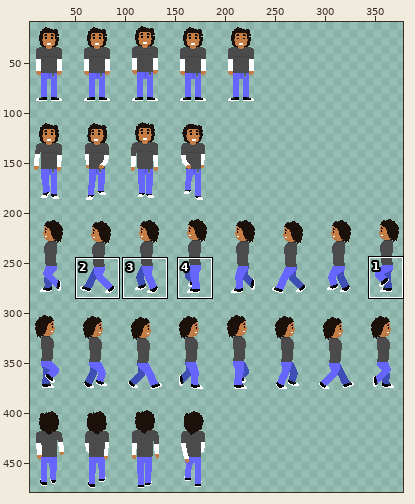
Two versions of one sprite sheet, res/img/player.png. Above: a wide view before the commit, with the close-up outlined.
Close-up. The starting point:
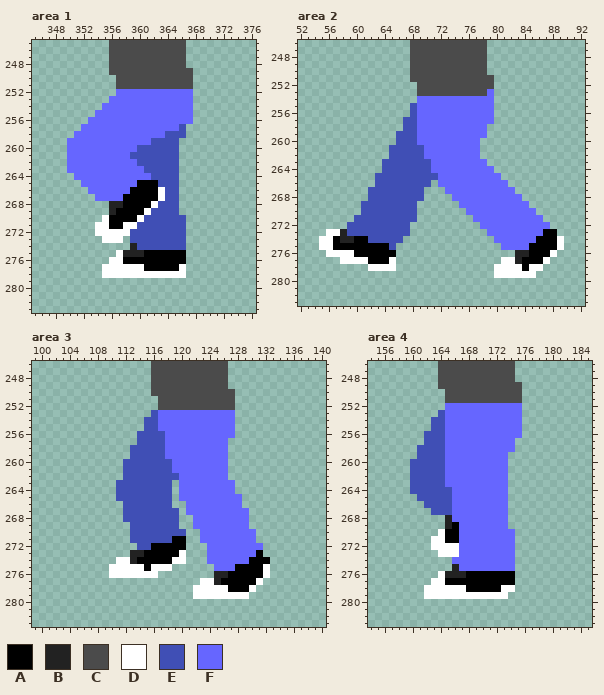
The file is 384x480 pixels. Colours within 5 levels of each other are drawn and written as one. Shown: area 1: x 345..376, y 245..283; area 2: x 52..92, y 246..283; area 3: x 99..140, y 246..283; area 4: x 154..185, y 246..283. The wide view leaves out empty margins. The commit also changed other parts of the picture, which this record leaves out.
Palette (. is transparent): A #000000  B #222222  C #4b4b4b  D #ffffff  E #404fb5  F #6666ff
Pixels before, area 1, first column x 350:
245 ......CCCCCCCCCCC.
246 ......CCCCCCCCCCC.
247 ......CCCCCCCCCCC.
248 ......CCCCCCCCCCC.
249 ......CCCCCCCCCCCC
250 .......CCCCCCCCCCC
251 .......CCCCCCCCCCC
252 .......FFFFFFFFFFF
253 ......FFFFFFFFFFFF
254 .....FFFFFFFFFFFFF
255 ....FFFFFFFFFFFFFF
256 ...FFFFFFFFFFFFFFF
257 ..FFFFFFFFFFFFFFE.
258 .FFFFFFFFFFFFFEEE.
259 FFFFFFFFFFFFEEEE..
260 FFFFFFFFFFEEEEEE..
261 FFFFFFFFFEEEEEEE..
262 FFFFFFFFFFEEEEEE..
263 FFFFFFFFFFFEEEEE..
264 .FFFFFFFFFFFEEEE..
265 ..FFFFFFFFAAAEEE..
266 ...FFFFFFAAAADEE..
267 ....FFFFAAAAADEE..
268 ......BBAAAADEEE..
269 ......BAAAADEEEE..
270 .....DAAAADEEEEEE.
271 ....DDAADDEEEEEEE.
272 ....DDDDDEEEEEEEE.
273 .....DDD.EEEEEEEE.
274 .........BEEEEEEE.
275 .......DBBBAAAAAA.
276 ......DDAAAAAAAAA.
277 .....DDDDDDAAAAAD.
278 .....DDDDDDDDDDDD.
Pixels before, area 2, first column x 55:
246 .............CCCCCCCCCCC...........
247 .............CCCCCCCCCCC...........
248 .............CCCCCCCCCCC...........
249 .............CCCCCCCCCCC...........
250 .............CCCCCCCCCCC...........
251 .............CCCCCCCCCCCC..........
252 ..............CCCCCCCCCCC..........
253 ..............CCCCCCCCCCF..........
254 ..............FFFFFFFFFFF..........
255 .............EFFFFFFFFFFF..........
256 .............EFFFFFFFFFFF..........
257 ............EEFFFFFFFFFFF..........
258 ............EEFFFFFFFFFF...........
259 ...........EEEFFFFFFFFFF...........
260 ...........EEEFFFFFFFFF............
261 ..........EEEEEFFFFFFFF............
262 ..........EEEEEFFFFFFFF............
263 .........EEEEEEEFFFFFFFF...........
264 .........EEEEEEEFFFFFFFFF..........
265 ........EEEEEEEEEFFFFFFFFF.........
266 ........EEEEEEEE.FFFFFFFFFF........
267 .......EEEEEEEE...FFFFFFFFFF.......
268 .......EEEEEEEE....FFFFFFFFFF......
269 ......EEEEEEEE......FFFFFFFFFF.....
270 ......EEEEEEEE.......FFFFFFFFFF....
271 .....EEEEEEEEE........FFFFFFFFFF...
272 ....EEEEEEEEE..........FFFFFFFFFF..
273 .DDBEEEEEEEEE...........FFFFFFFFAA.
274 DDABBAAEEEEE.............FFFFFFAAAD
275 DDAAAAAAAAE...............FFFFAAAAD
276 .DDDDAAAAAA.................BBAAAD.
277 ...DDDDAAAD...............DDBAAAD..
278 .......DDDD..............DDDDADD...
279 .........................DDDDDD....
Pixels before, area 3, first column x 110:
246 ......CCCCCCCCCCC......
247 ......CCCCCCCCCCC......
248 ......CCCCCCCCCCC......
249 ......CCCCCCCCCCC......
250 ......CCCCCCCCCCCC.....
251 .......CCCCCCCCCCC.....
252 .......CCCCCCCCCCC.....
253 ......EFFFFFFFFFFF.....
254 .....EEFFFFFFFFFFF.....
255 .....EEFFFFFFFFFFF.....
256 ....EEEEFFFFFFFFFF.....
257 ....EEEEFFFFFFFFF......
258 ...EEEEEFFFFFFFFF......
259 ...EEEEEFFFFFFFFF......
260 ..EEEEEEEFFFFFFFF......
261 ..EEEEEEEFFFFFFFF......
262 ..EEEEEEEEFFFFFFF......
263 .EEEEEEEE.FFFFFFFF.....
264 .EEEEEEEE.FFFFFFFF.....
265 .EEEEEEEE.FFFFFFFFF....
266 ..EEEEEEE..FFFFFFFF....
267 ..EEEEEEEE.FFFFFFFFF...
268 ..EEEEEEEE..FFFFFFFF...
269 ...EEEEEEE..FFFFFFFF...
270 ...EEEEEEEE..FFFFFFFF..
271 ...EEEEEEAA..FFFFFFFF..
272 ....EEAAAAA...FFFFFFFF.
273 ...BBAAAAAD...FFFFFFFA.
274 .DDBAAAAADD...FFFFFFAAA
275 DDDDDADDD......FFFAAAAD
276 DDDDDDD........BBAAAAAD
277 .............DDBAAAAAD.
278 ............DDDDDAAAD..
279 ............DDDDDDDD...
Pixels before, area 4, first column x 160:
246 ....CCCCCCCCCCC.
247 ....CCCCCCCCCCC.
248 ....CCCCCCCCCCC.
249 ....CCCCCCCCCCCC
250 .....CCCCCCCCCCC
251 .....CCCCCCCCCCC
252 .....FFFFFFFFFFF
253 ....EFFFFFFFFFFF
254 ...EEFFFFFFFFFFF
255 ...EEFFFFFFFFFFF
256 ..EEEFFFFFFFFFFF
257 ..EEEFFFFFFFFFF.
258 .EEEEFFFFFFFFFF.
259 .EEEEFFFFFFFFF..
260 EEEEEFFFFFFFFF..
261 EEEEEFFFFFFFFF..
262 EEEEEFFFFFFFFF..
263 EEEEEFFFFFFFFF..
264 EEEEEEFFFFFFFF..
265 .EEEEEFFFFFFFF..
266 ..EEEEFFFFFFFF..
267 ...EEEFFFFFFFF..
268 .....BFFFFFFFF..
269 .....BAFFFFFFF..
270 ....DAAFFFFFFFF.
271 ...DDAAFFFFFFFF.
272 ...DDDDFFFFFFFF.
273 ....DDDFFFFFFFF.
274 ......FFFFFFFFF.
275 ......BFFFFFFFF.
276 ....DBBBAAAAAAA.
277 ...DDAAAAAAAAAA.
278 ..DDDDDDAAAAADD.
279 ..DDDDDDDDDDDD..
New version:
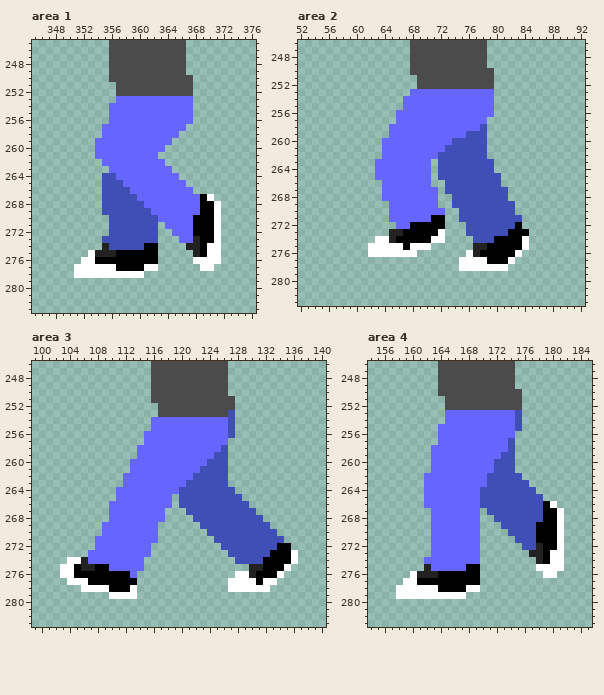
From old to new:
Changed rows in their new state; - is an unchanged pixel.
Area 1:
first column x 350:
249 -----------------.----
250 ------C---------------
252 -------CCCCCCCCCCC----
253 ------.---------------
254 -----.----------------
255 ----..----------------
256 ---...----------------
257 --...-----------F-----
258 -....---------FF.-----
259 ....--------FFF.------
260 ....------FFFF..------
261 ....-----FFFF...------
262 .....-----FFFF..------
263 ......-----FFFF.------
264 -....EE-----FFFF------
265 --...EEE--FFFFFFF-----
266 ---..EEEEFFFFFFFFF----
267 ----.EEEEEFFFFFFFFFAD-
268 -----EEEEEEFFFFFFFFAAD
269 -----EEEEEEEFFFFFFFAAD
270 -----.EEEEE--FFFFFAAAD
271 ----..EEEE---.FFFFAAAD
272 ----..EEE----..FFFAAAD
273 -----EEEE----...FFBAAD
274 -----BEEEE-AA....BBADD
275 ---DBBBAAAA--....-BADD
276 --DDAAAA-----....-DDDD
277 -DDDD--AAAADD....--DD-
278 -DDDD------......-----
Area 2:
first column x 55:
250 ------------------------C----------
251 -------------.---------------------
253 -------------FFFFFFFFFFF-----------
254 ------------FF---------------------
255 ------------FF---------------------
256 -----------FFF---------------------
257 -----------FFF----------.----------
258 ----------FFFF---------E-----------
259 ----------FFFF-------EEE-----------
260 ---------FFFFF-----EEEEE-----------
261 ---------FFFFFF---EEEEEE-----------
262 ---------FFFFFF--EEEEEEE-----------
263 --------FFFFFFFF.EEEEEEEE----------
264 --------FFFFFFFF.EEEEEEEE----------
265 --------FFFFFFFF.EEEEEEEEE---------
266 --------.FFFFFFF-.EEEEEEEE.--------
267 -------..FFFFFFFF-EEEEEEEEE.-------
268 -------..FFFFFFFF--EEEEEEEE..------
269 ------....FFFFFFF--EEEEEEEEE..-----
270 ------....FFFFFFFF--EEEEEEEE...----
271 -----.....FFFFFFAA--EEEEEEEEE...---
272 ----.......FFAAAAA---EEEEEEEA....--
273 -.........BBAAAAAD---EEEEEEAAA....-
274 ........DDBAAAAADD----EEEAAAAD.....
275 .......DDDDDADDD------BBAAAAAD.....
276 -......DDDDDDD-------DBAAAAAD.....-
277 ---........---------DDDDAAA-.....--
278 -------....---------DDDDD--.....---
279 -------------------------......----
Area 3:
first column x 103:
250 ------------------------.---------
251 -------------C--------------------
253 -------------.CCCCCCCCCCE---------
254 ------------.F----------E---------
255 ------------.F----------E---------
256 -----------.FFF---------E---------
257 -----------.FFF-------------------
258 ----------.FFFF--------E----------
259 ----------.FFFF-------EE----------
260 ---------.FFFFFF-----EEE----------
261 ---------.FFFFFF----EEEE----------
262 ---------FFFFFFFF--EEEEE----------
263 --------.FFFFFFFF-EEEEEE.---------
264 --------FFFFFFFFFEEEEEEEE---------
265 --------FFFFFFFF-EEEEEEEEE--------
266 -------FFFFFFFFF-EEEEEEEEEE-------
267 -------FFFFFFFF..-EEEEEEEEEE------
268 -------FFFFFFFF..--EEEEEEEEEE-----
269 ------FFFFFFFF...--.EEEEEEEEEE----
270 ------FFFFFFFF....--.EEEEEEEEEE---
271 -----FFFFFFFFF....--..EEEEEEEEEE--
272 -----FFFFFFFF.....---..EEEEEEEEAA-
273 ----FFFFFFFFF.....---...EEEEEEAAAD
274 -DDBFFFFFFFF......---....EEEE-AAAD
275 DDABBAAFFFFF....------.....BBAAAD-
276 DDAAAAAAAAF...--------...DDB-AAD--
277 -DDDAAAAAAA---------....DDDDADD---
278 ---DDDDAAAD--------.....DDD-DD----
279 -------DDDD--------........-------
Area 4:
first column x 158:
249 -----------------.------
250 ------C-----------------
252 -------CCCCCCCCCCC------
253 ------.----------E------
254 -----..----------E------
255 -----.F----------E------
256 ----..F----------.------
257 ----..F---------E-------
258 ---..FF---------E-------
259 ---..FF--------EE-------
260 --...FF-------EEE-------
261 --...FF-------EEE-------
262 --..FFF------EEEEE------
263 --..FFF------EEEEEE-----
264 --..FFFF----EEEEEEEE----
265 ---.FFFF----EEEEEEEEE---
266 ----FFFF----EEEEEEEEEAD-
267 -----FFF----.EEEEEEEEAAD
268 -----FFF----..EEEEEEEAAD
269 -----FFFF---...EEEEEAAAD
270 -----FFFF---....EEEEAAAD
271 -----FFFF---.....EEEAAAD
272 -----FFFF---.....-EEBAAD
273 -----FFFF---.....--BBADD
274 ----FFFF----.....---BADD
275 ----BFFFF-AA.....---DDDD
276 --DBBBAAAA--.....----DD-
277 -DDAAAA-----.....-------
278 DDDD--AAAADD.....-------
279 DDDD------......--------
Boxes around the changes in both close-ups, in picture pixels (x1, y1, x2, y2):
changed: (67, 68, 221, 278)
changed: (319, 68, 564, 278)
changed: (60, 389, 298, 599)
changed: (396, 382, 564, 599)
